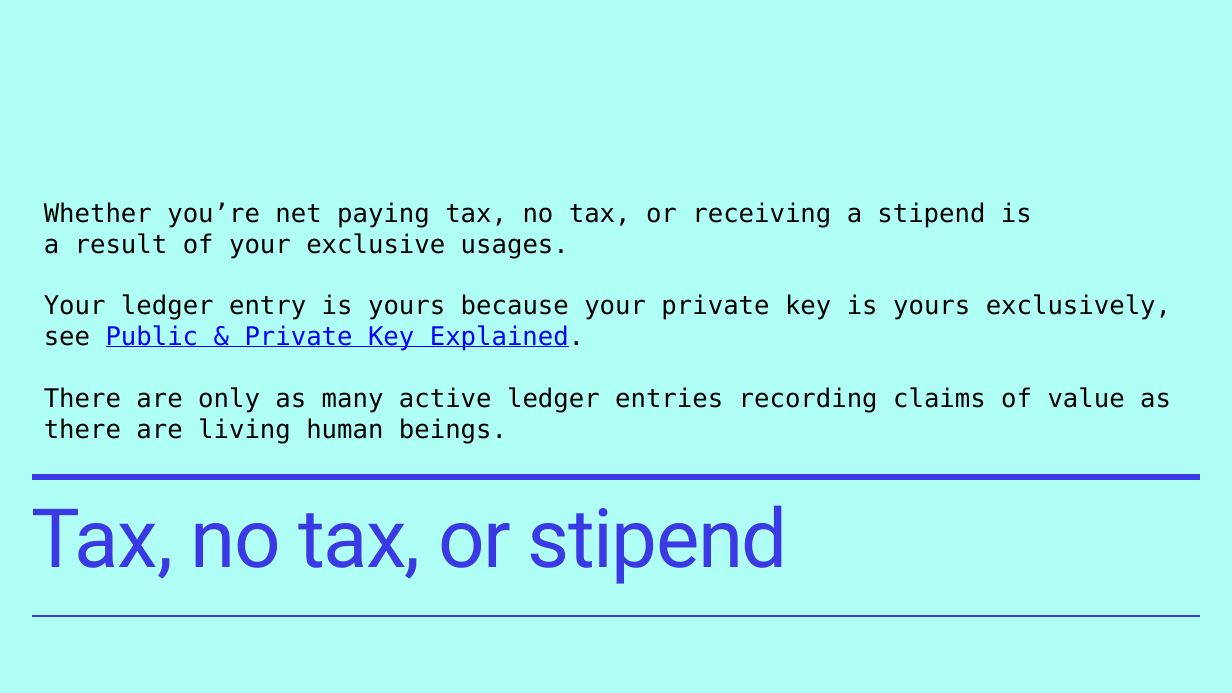
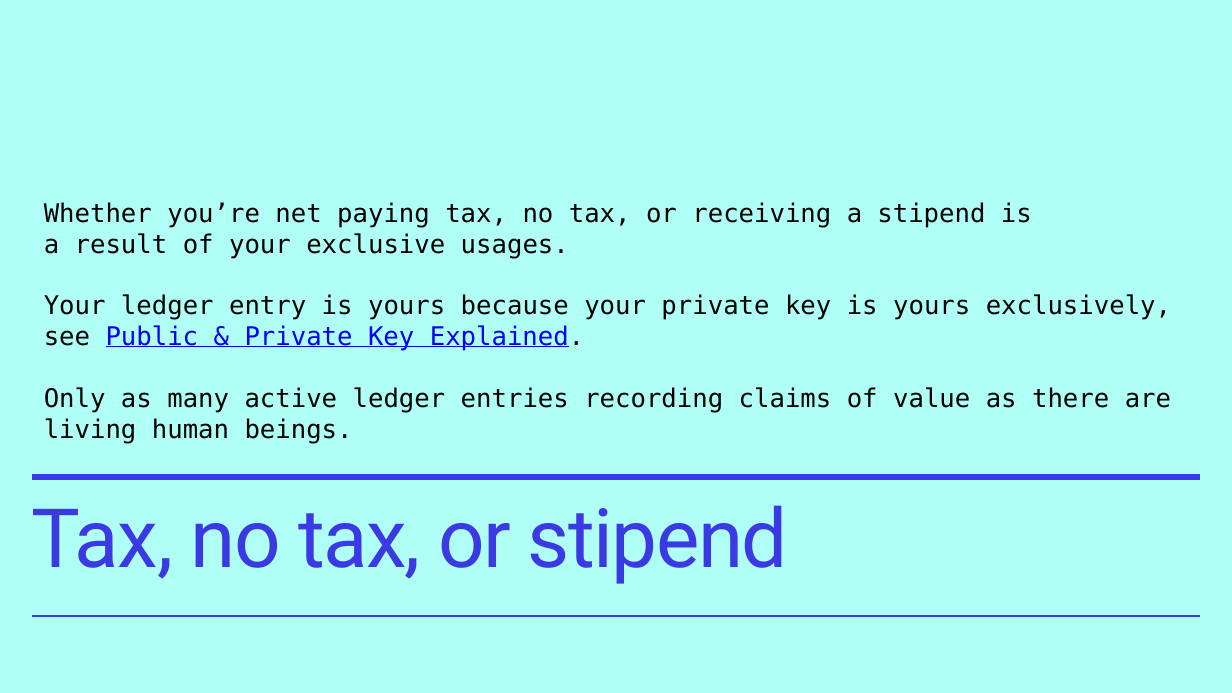
Before and after one commit to kuttaineh/unititle, a slide deck: slide 4 of TRANSITION_II.ppsx. Drawn at 1232x693 pixels with LibreOffice and Linux fonts; fonts in the diff are those of the drawing. Boxes give left, top, right and bottom in pixels: in the first picture for what was removed or moved away, otherwise in the second. Text is boxed around its words. In the diff, an @@ line names an element or a change of style, - is before the commit and + after.

```diff
--- a/TRANSITION_II.ppsx
+++ b/TRANSITION_II.ppsx
@@ text at box(44, 387, 1171, 443): text changed @@
-There are only as many active ledger entries recording claims of value as there are living human beings.
+Only as many active ledger entries recording claims of value as there are living human beings.
```
